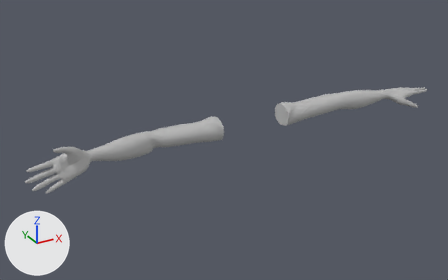
The FBX model MagesSanctum/Assets/Meshes/Arms.fbx as it was, and as the next commit left it.
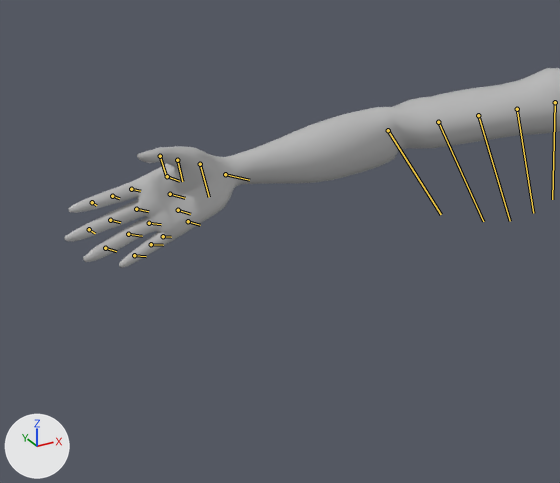
Each version is shown whole from a camera (50 mm lens) standing at (-1.012, -1.593, 2.108) and looking at (-0.102, 0.061, 1.281), then close up on the part from 0% to 48% of the width and 32% to 99% of the height. Lighting does not change. The marker at lower left points along +X, +Y and +Z. Both versions are drawn at frame 1 of the action 'Take 001'; the numbers are the values there. The bones that bend it are drawn over the model as lines in the close-ups.

In view in the first close-up: 'geo'.
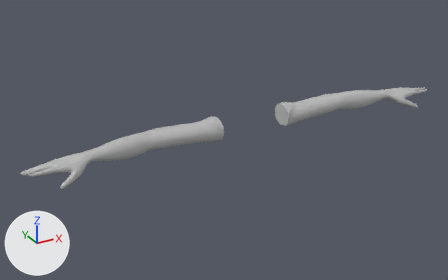
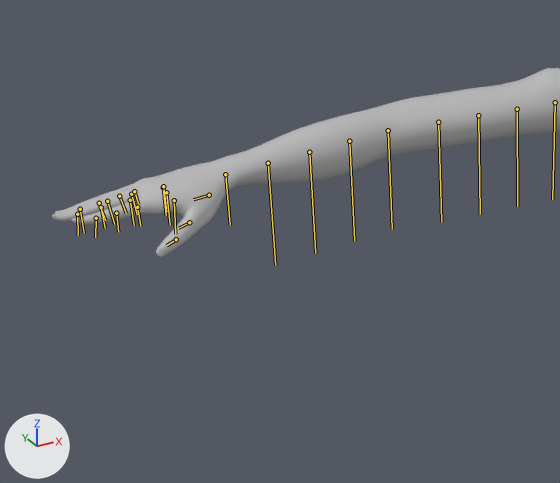
Commit message: Fixed t-pose animation being not quite zeroed out

Changed parts and their boxes (x1, y1, x2, y2) in the close-ups (560 x 483 px):
'geo', posed
    before: (64, 68, 560, 268)
    after: (52, 68, 560, 257)
bone 'Elbow_Right_BND', root to tip
    before: (388, 130) to (441, 214)
    after: (388, 130) to (392, 229)
bone 'Hand_Right_BND', root to tip
    before: (225, 174) to (249, 180)
    after: (225, 174) to (230, 225)
bone 'ArmC_Right_BND', root to tip
    before: (438, 122) to (483, 221)
    after: (438, 122) to (441, 222)

The change, as a diff of the scene's bpy script:
```diff
--- a/MagesSanctum/Assets/Meshes/Arms.fbx.py
+++ b/MagesSanctum/Assets/Meshes/Arms.fbx.py
@@ bone_elbow_right_bnd @@
 bone_elbow_right_bnd = bpy.data.objects['Armature'].pose.bones['Elbow_Right_BND']  # child of 'Shoulder_Right_BND'
-bone_elbow_right_bnd.rotation_quaternion = (0.866, -0.5, 0.0, 0.0)  # degrees (-60, 0, 0)
+bone_elbow_right_bnd.rotation_quaternion = (1.0, 0.0, 0.0, 0.0)  # degrees (0, 0, 0)
@@ bone_hand_right_bnd @@
 bone_hand_right_bnd = bpy.data.objects['Armature'].pose.bones['Hand_Right_BND']  # child of 'Elbow_Right_BND'
-bone_hand_right_bnd.rotation_quaternion = (0.924, -0.383, 0.0, 0.0)  # degrees (-45, 0, 0)
+bone_hand_right_bnd.rotation_quaternion = (1.0, 0.0, 0.0, 0.0)  # degrees (0, 0, 0)
@@ bone_armc_right_bnd @@
 bone_armc_right_bnd = bpy.data.objects['Armature'].pose.bones['ArmC_Right_BND']  # child of 'Shoulder_Right_BND'
-bone_armc_right_bnd.rotation_quaternion = (0.926, -0.379, 0.0, 0.0)  # degrees (-45, 0, 0)
+bone_armc_right_bnd.rotation_quaternion = (1.0, 0.0, 0.0, 0.0)  # degrees (0, 0, 0)
```
